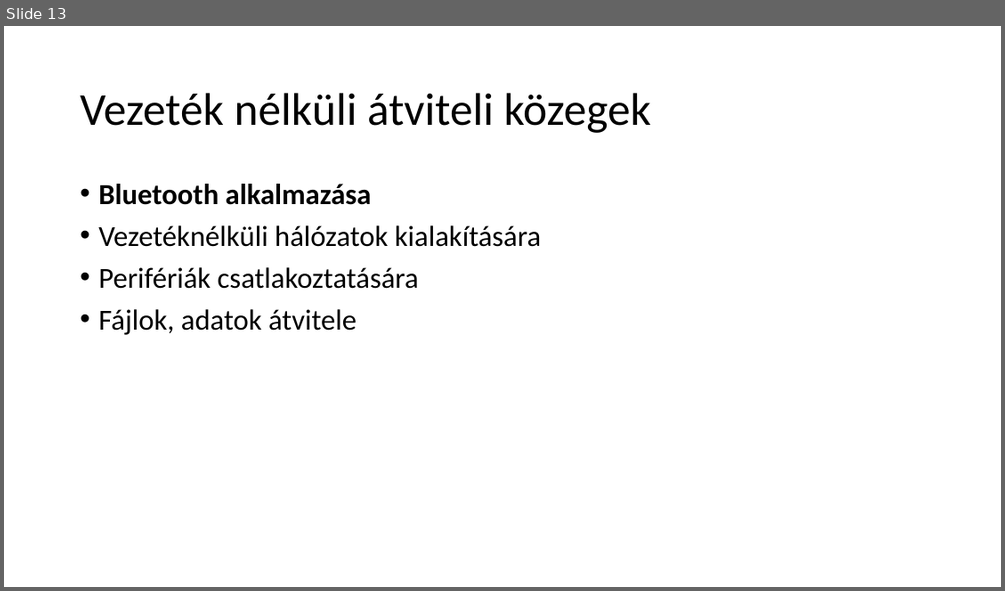
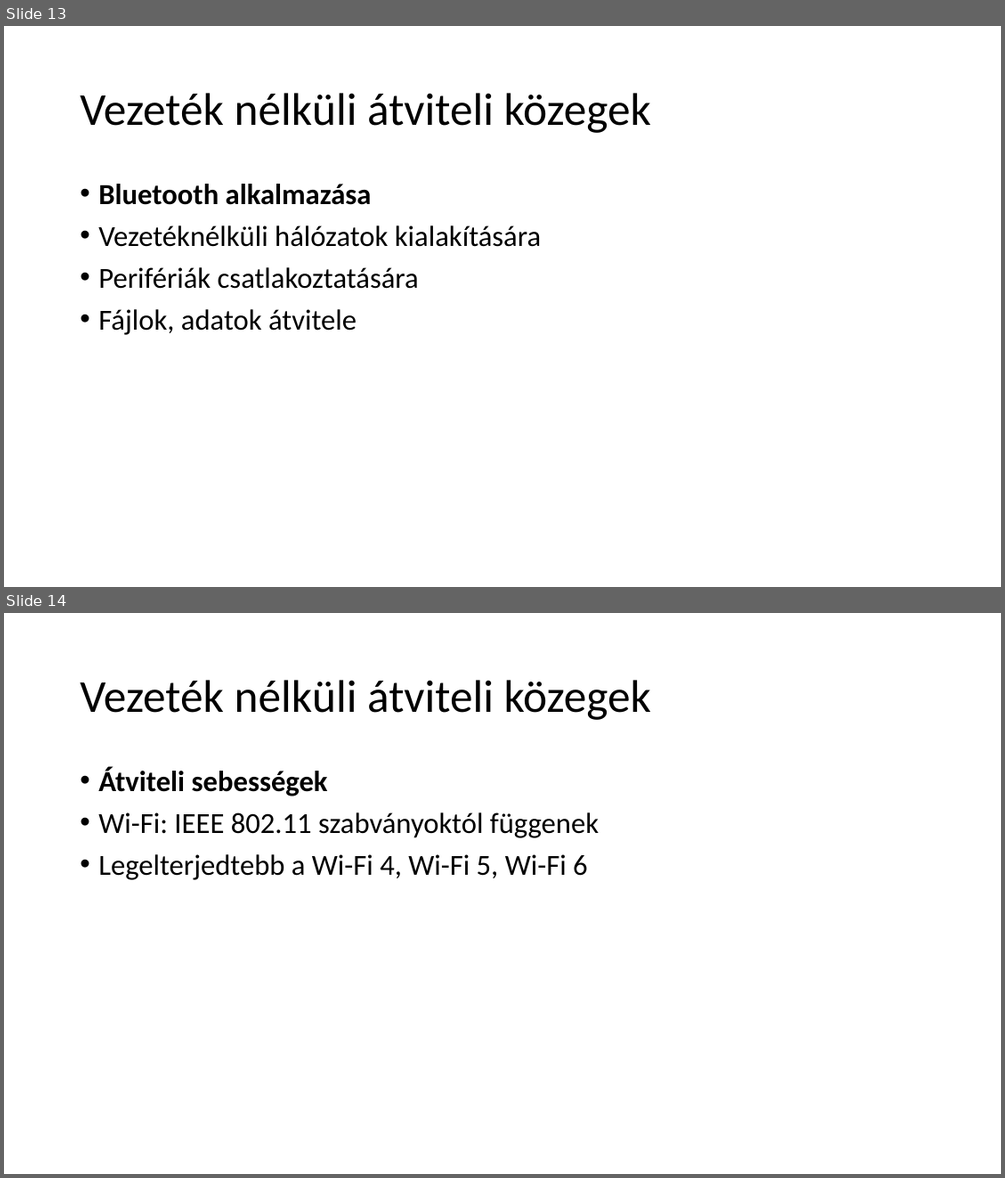
Before and after one commit to gutibalintka/Iktproll2, a slide deck: Vezeték, vezeték nélküli átviteli közegek.pptx. Shown one above the other, each under a label of ours: slide 13 before the commit, slides 13 and 14 after it. The pictures are 1005x591 and 1005x1178 pixels, drawn with LibreOffice and Linux fonts; fonts in the diff are those of the drawing. Boxes give left, top, right and bottom in pixels: in the first picture for what was removed or moved away, otherwise in the second. Text is boxed around its words. In the diff, an @@ line names an element or a change of style, - is before the commit and + after.

```diff
--- a/Vezeték, vezeték nélküli átviteli közegek.pptx
+++ b/Vezeték, vezeték nélküli átviteli közegek.pptx
@@ slide 14 added at <box>4,613,1001,1174</box>, background #FFFFFF @@
@@ title added at <box>80,680,651,720</box>, 44 pt, text #000000 @@
+Vezeték nélküli átviteli közegek
@@ text added at <box>98,767,599,880</box>, 28 pt, text #000000 @@
+• Átviteli sebességek
+• Wi-Fi: IEEE 802.11 szabványoktól függenek
+• Legelterjedtebb a Wi-Fi 4, Wi-Fi 5, Wi-Fi 6
```
Also in this commit, not shown: 9 other slides added.
